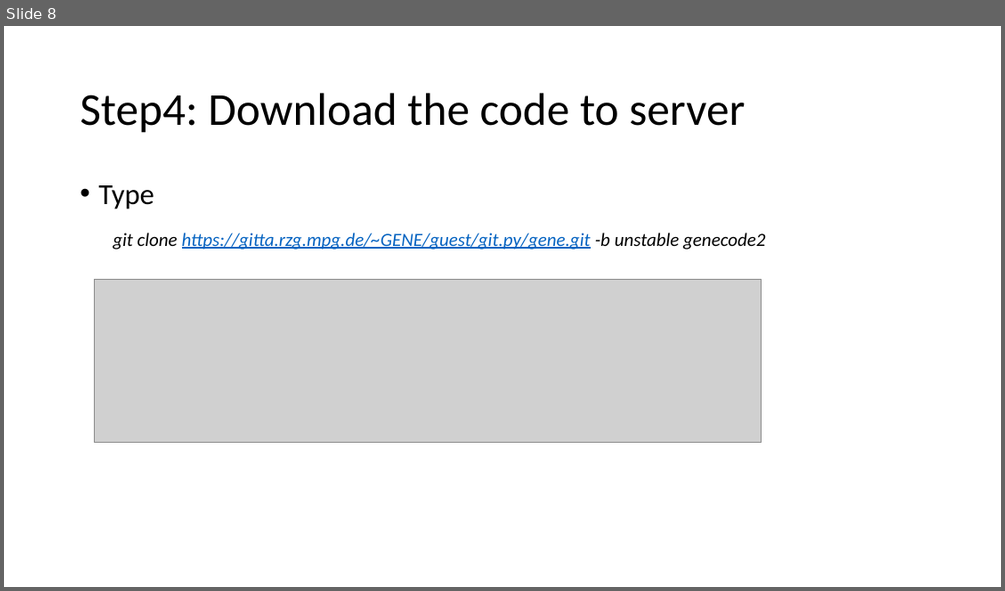
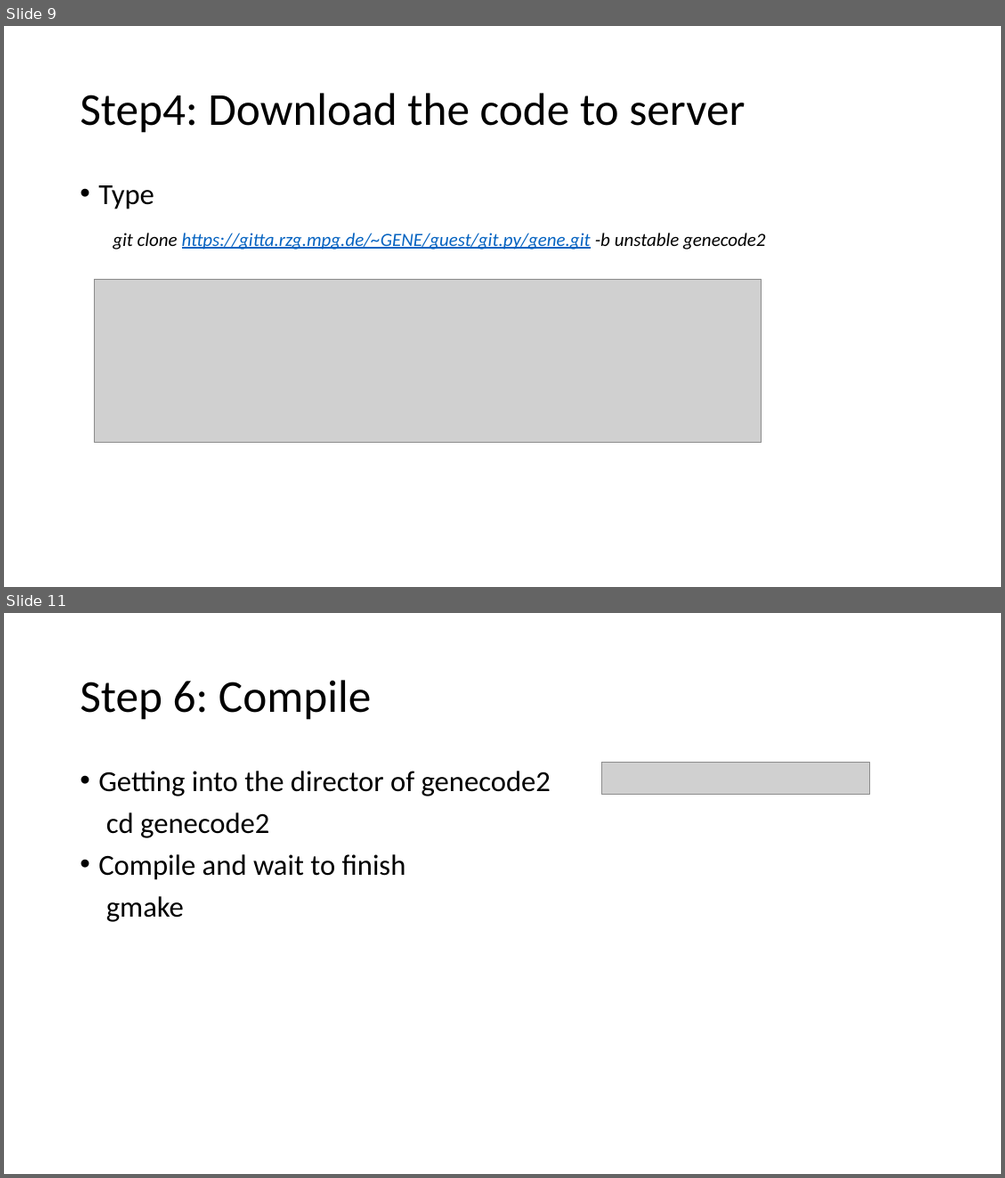
Before and after one commit to maxtcurie/Physics_Helper, a slide deck: Intro_to_GENE/0_Getting_started_with_GENE.pptx. Shown one above the other, each under a label of ours: slide 8 before the commit, slides 9 and 11 after it; the slides between them are not shown. The pictures are 1005x591 and 1005x1178 pixels, drawn with LibreOffice and Linux fonts; fonts in the diff are those of the drawing; grey boxes stand for pictures. Boxes give left, top, right and bottom in pixels: in the first picture for what was removed or moved away, otherwise in the second. Text is boxed around its words. In the diff, an @@ line names an element or a change of style, - is before the commit and + after.

```diff
--- a/Intro_to_GENE/0_Getting_started_with_GENE.pptx
+++ b/Intro_to_GENE/0_Getting_started_with_GENE.pptx
@@ slide 11 added at (4,613,1001,1174), background #FFFFFF @@
@@ title added at (80,680,371,720), 44 pt, text #000000 @@
+Step 6: Compile
@@ text added at (98,771,550,922), 28 pt, text #000000 @@
+• Getting into the director of genecode2
+cd genecode2
+• Compile and wait to finish
+gmake
@@ picture added at (602,762,869,794) @@
@@ what was slide 8 is now slide 9 @@
```
Also in this commit, not shown: 1 slide changed, 3 other slides added, 1 other file.
